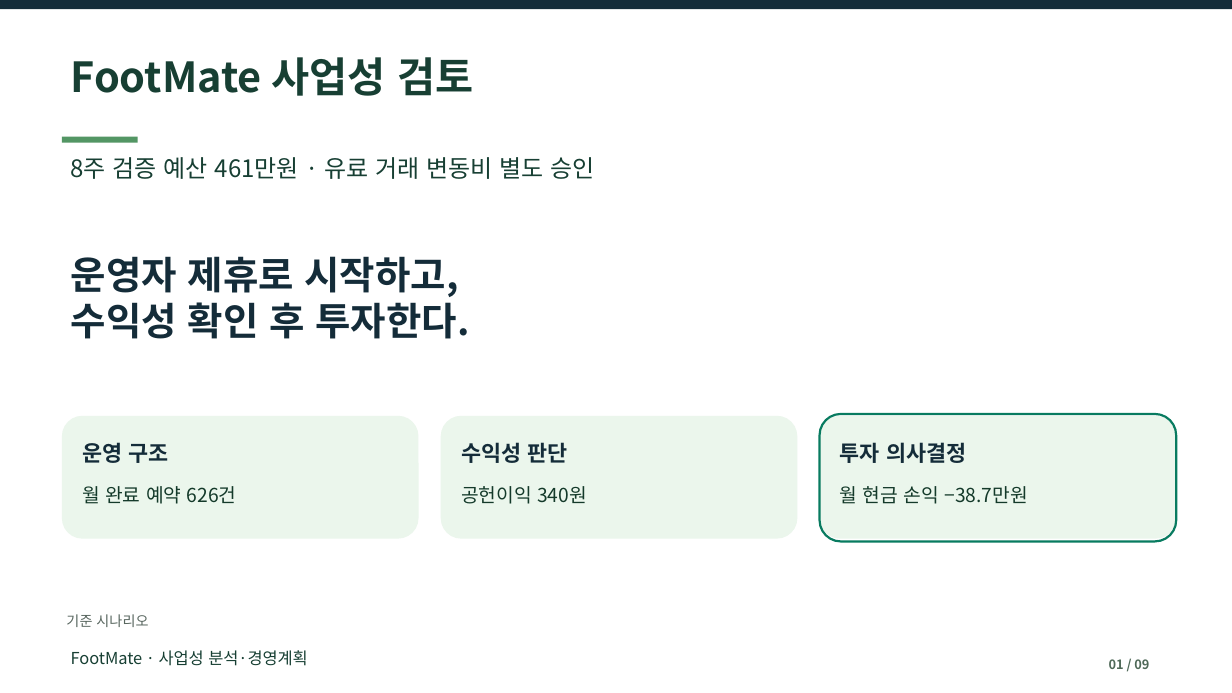
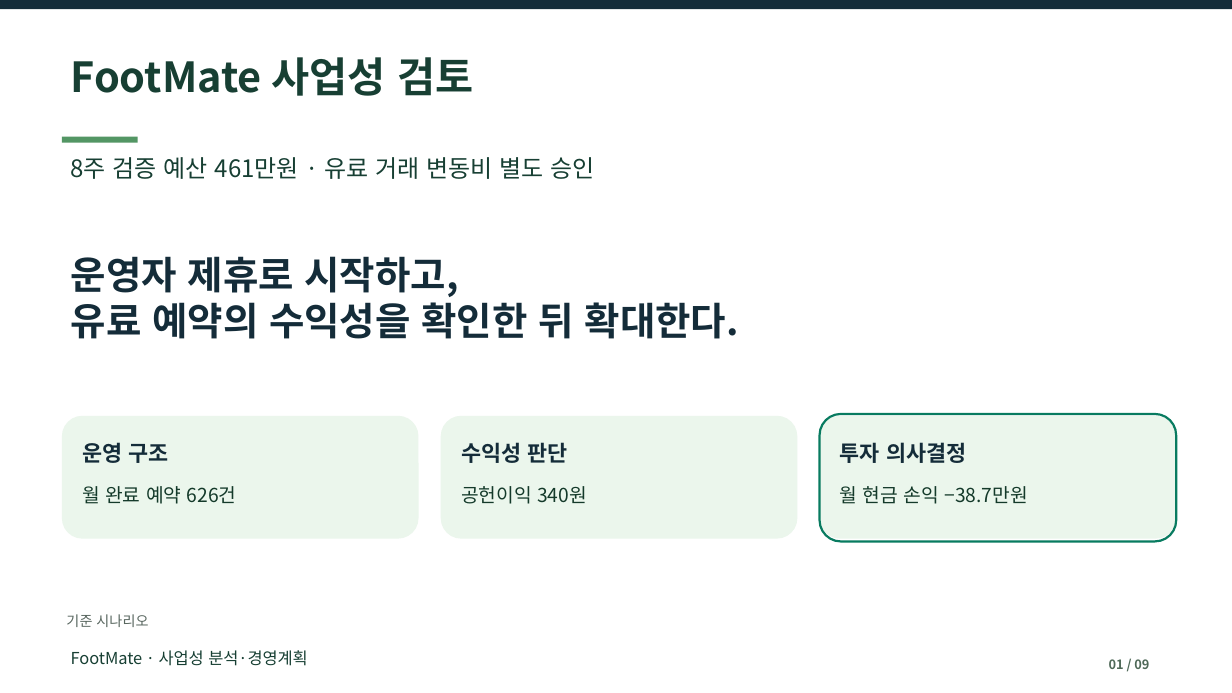
Before and after one commit to dohyunkimmm/footmate-case-study, a slide deck: slide 1 of src/case-study/downloads/footmate_report.pptx. Drawn at 1232x693 pixels with LibreOffice and Linux fonts; fonts in the diff are those of the drawing. Boxes give left, top, right and bottom in pixels: in the first picture for what was removed or moved away, otherwise in the second. Text is boxed around its words. In the diff, an @@ line names an element or a change of style, - is before the commit and + after.

Commit message:
Align report cover and preview; identify fixed presentation values in workbook

```diff
--- a/src/case-study/downloads/footmate_report.pptx
+++ b/src/case-study/downloads/footmate_report.pptx
@@ text at <box>71,256,740,339</box>: text changed @@
-운영자 제휴로 시작하고,
-수익성 확인 후 투자한다.
+운영자 제휴로 시작하고,
+유료 예약의 수익성을 확인한 뒤 확대한다.
```
Also in this commit, not shown: 2 other files.
